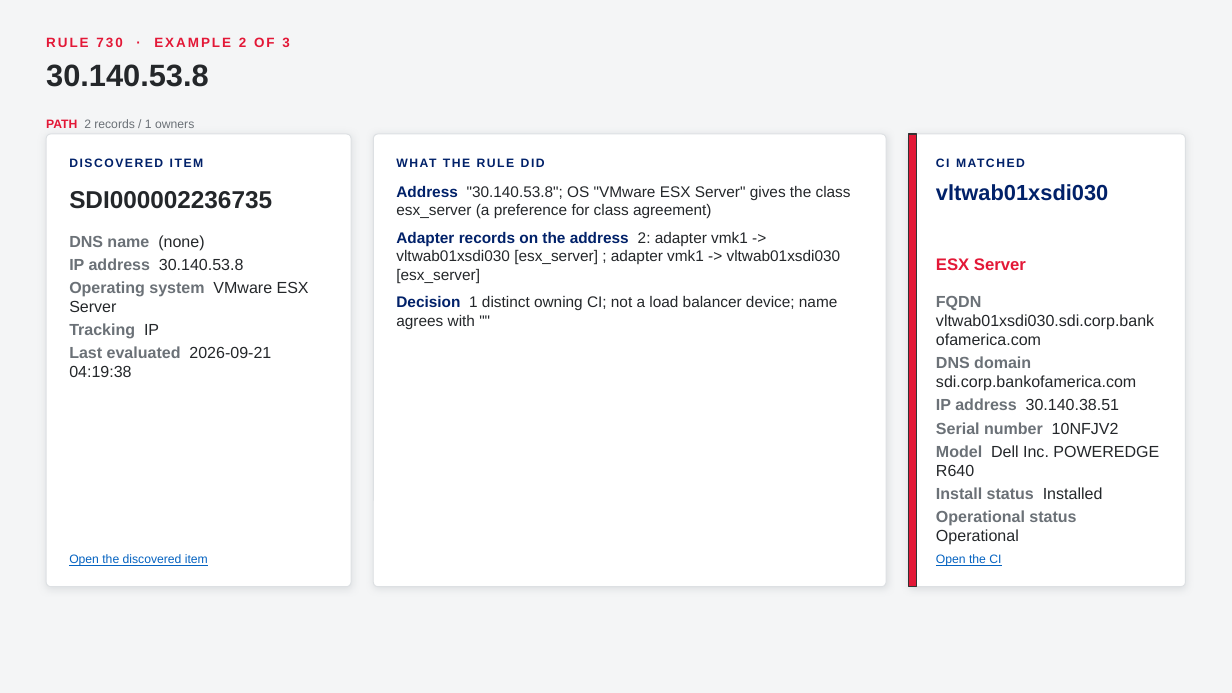
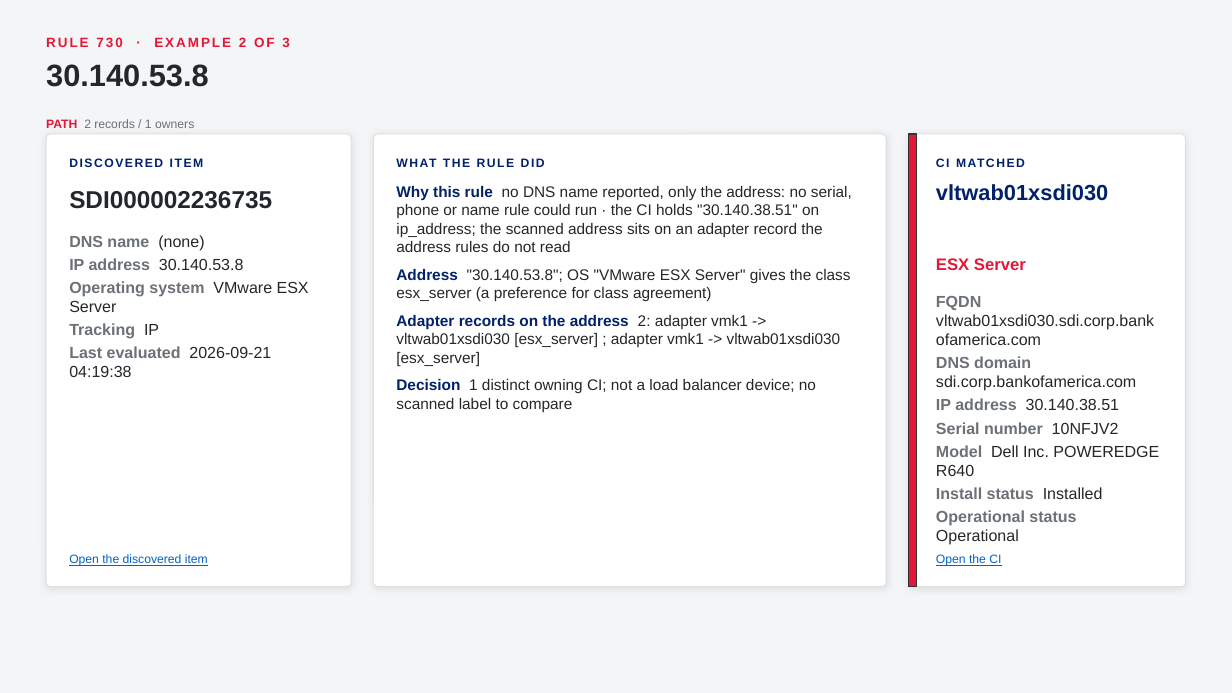
Before and after one commit to singhmihir/py, a slide deck: slide 74 of stories/qualys-ci-lookup-rules/Qualys CI Lookup Rules - CMDB Team Demo.pptx (slide 79 before the commit). Drawn at 1232x693 pixels with LibreOffice and Linux fonts; fonts in the diff are those of the drawing. Boxes give left, top, right and bottom in pixels: in the first picture for what was removed or moved away, otherwise in the second. Text is boxed around its words. In the diff, an @@ line names an element or a change of style, - is before the commit and + after.

```diff
--- a/stories/qualys-ci-lookup-rules/Qualys CI Lookup Rules - CMDB Team Demo.pptx
+++ b/stories/qualys-ci-lookup-rules/Qualys CI Lookup Rules - CMDB Team Demo.pptx
@@ text at [396,186,852,252]: paragraph added @@
+1. Why this rule no DNS name reported, only the address: no serial, phone or name rule could run · the CI holds "30.140.38.51" on ip_address; the scanned address sits on an adapter record the address rules do not read
@@ text at [396,379,816,412]: text changed @@
-3. Decision 1 distinct owning CI; not a load balancer device; name agrees with ""
+4. Decision 1 distinct owning CI; not a load balancer device; no scanned label to compare
```
Also in this commit, not shown: 54 other slides changed, 1 slide added, 8 slides removed, 5 other files.
